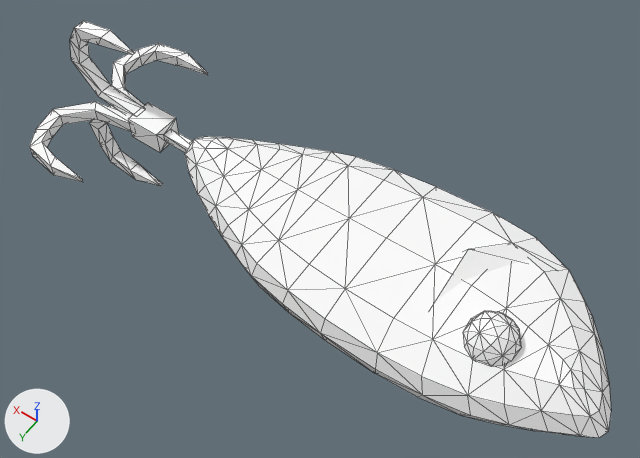
What one commit did to the glTF model frontend/assets/models3d/packs/quaternius-fbx/lure_6.glb.
Both versions are drawn from a 50 mm camera at (-1.99, 3.86, 5.93) aimed at (0.72, 0.06, -0.04). The axes (+X, +Y, +Z) are drawn at lower left. The lights are the same throughout. The older version comes first. Mesh edges are drawn as thin lines. Where no turn or scale is listed for an object, it has been applied to the vertices.

Objects in the first picture: 'Lure_6'.
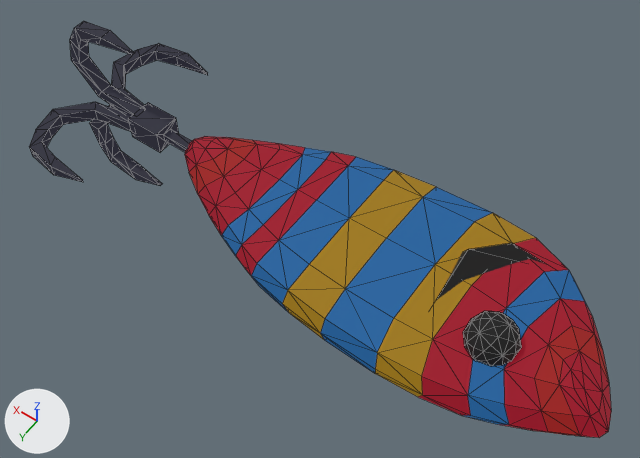
Diff of the bpy script that builds the scene:
```diff
--- a/frontend/assets/models3d/packs/quaternius-fbx/lure_6.glb.py
+++ b/frontend/assets/models3d/packs/quaternius-fbx/lure_6.glb.py
@@ mat_material_0 @@
 mat_material_0 = principled_material('Material_0')
-mat_material_0.base_color = (1.0, 1.0, 1.0)  # white #ffffff
+mat_material_0.base_color = (0.169, 0.0, 0.00778)  # dark red #720016
 mat_material_0.roughness = 0.85
+mat_material_0.emission_strength = 1.0
+mat_material_0.emission_color = (0.169, 0.0, 0.00778)  # dark red #720016
@@ mat_material_1 @@
 mat_material_1 = principled_material('Material_1')
-mat_material_1.base_color = (1.0, 1.0, 1.0)  # white #ffffff
+mat_material_1.base_color = (0.00452, 0.0584, 0.169)  # dark blue #0e4472
 mat_material_1.roughness = 0.85
+mat_material_1.emission_strength = 1.0
+mat_material_1.emission_color = (0.00452, 0.0584, 0.169)  # dark blue #0e4472
@@ mat_material_2 @@
 mat_material_2 = principled_material('Material_2')
-mat_material_2.base_color = (1.0, 1.0, 1.0)  # white #ffffff
+mat_material_2.base_color = (0.169, 0.0919, 0.000167)  # brown #725501
 mat_material_2.roughness = 0.85
+mat_material_2.emission_strength = 1.0
+mat_material_2.emission_color = (0.169, 0.0919, 0.000167)  # brown #725501
@@ mat_material_3 @@
 mat_material_3 = principled_material('Material_3')
-mat_material_3.base_color = (1.0, 1.0, 1.0)  # white #ffffff
+mat_material_3.base_color = (0.169, 0.00372, 0.00317)  # dark red #720c0a
 mat_material_3.roughness = 0.85
+mat_material_3.emission_strength = 1.0
@@ mat_material_4 @@
 mat_material_4 = principled_material('Material_4')
-mat_material_4.base_color = (1.0, 1.0, 1.0)  # white #ffffff
+mat_material_4.base_color = (0.0111, 0.0112, 0.0201)  # black #1b1b27
 mat_material_4.roughness = 0.85
+mat_material_4.emission_strength = 1.0
+mat_material_4.emission_color = (0.0111, 0.0112, 0.0201)  # black #1b1b27
@@ mat_material_5 @@
 mat_material_5 = principled_material('Material_5')
-mat_material_5.base_color = (1.0, 1.0, 1.0)  # white #ffffff
+mat_material_5.base_color = (0.00256, 0.00256, 0.00256)  # black #080808
 mat_material_5.roughness = 0.85
```

Changed parts and their boxes (x1, y1, x2, y2) in the pictures (640 x 458 px):
'Lure_6', recoloured, surface changed (darker)
    both: (29, 21, 611, 438)
